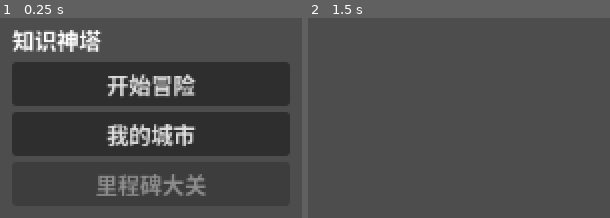
Above: before the commit, frames 1-2 (left to right).
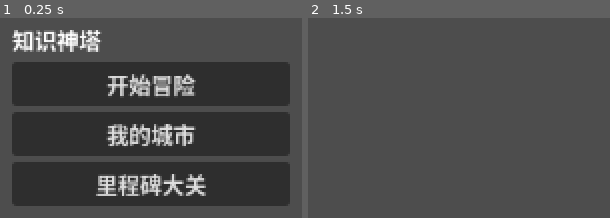
Above: after the commit, the same moments.

Repository: b31o8321/e-game
Game: Godot game, scene res://src/ui/main_menu.tscn
The game is run twice, just before and just after one commit, with the same random seed, the same clock (stepped at 60 frames per second) and the same inputs.
Inputs (mouse positions are in pixels of both pictures, inside the frame that each line leads up to):
- Up to frame 1 (0.25 s): no input
- Up to frame 2 (1.5 s): click "开始冒险" at 0.5 s; tap Enter at 1.25 s; move the mouse to (outside the picture) at 1.27 s; hold Shift from 1.28 s (still down); click (outside the picture) at 1.42 s

The runs differ from the first frame. In frame 1, 1.9% of the frame differs, in the area x 31-69%, y 78-89%; in frame 2, nothing differs.

Commit message:
feat(p6): register EnglishContentPack in GameState as active content pack

Diff:
--- a/src/core/autoloads/game_state.gd
+++ b/src/core/autoloads/game_state.gd
@@ -56,6 +56,10 @@
 func _ready() -> void:
 	content_loader = ContentLoader.new()
 	add_child(content_loader)
+	var english_pack := EnglishContentPack.new()
+	add_child(english_pack)
+	content_loader.register_pack(english_pack)
+	content_loader.set_active_pack("english_grade46")
 	srs_system = SRSSystem.new()
 	add_child(srs_system)
 	expedition_tracker = ExpeditionTracker.new()
